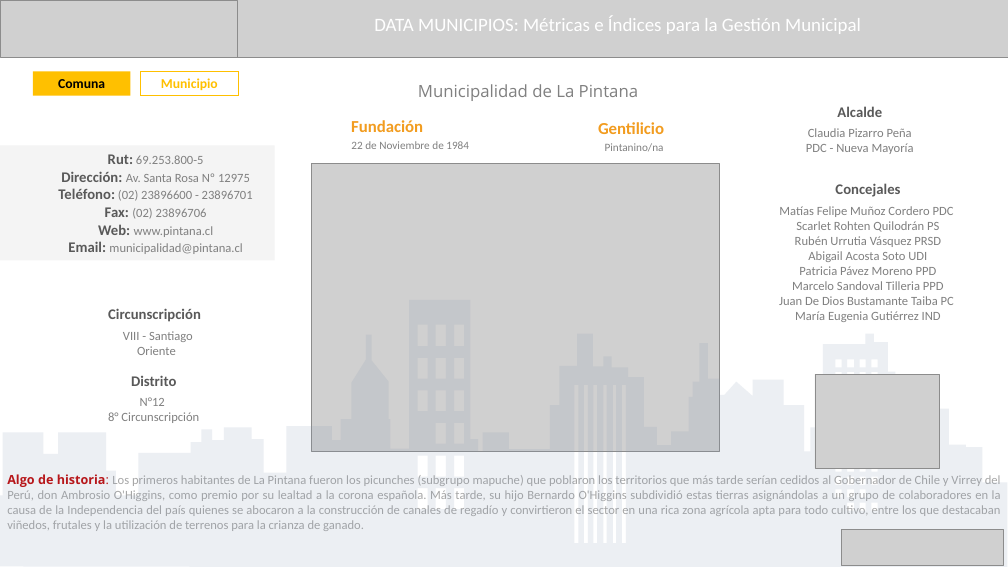
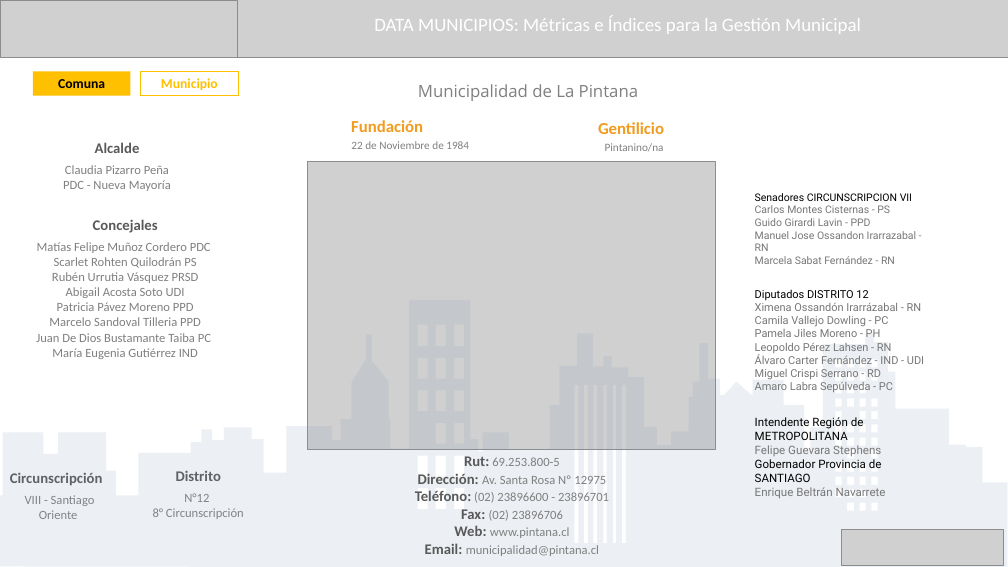
Before and after one commit to Sud-Austral/DATA-MUNI, a slide deck: slide 4 of Producto_DATA_MUNI.pptx. Drawn at 1008x567 pixels with LibreOffice and Linux fonts; fonts in the diff are those of the drawing; grey boxes stand for pictures. Boxes give left, top, right and bottom in pixels: in the first picture for what was removed or moved away, otherwise in the second. Text is boxed around its words. In the diff, an @@ line names an element or a change of style, - is before the commit and + after.

```diff
--- a/Producto_DATA_MUNI.pptx
+++ b/Producto_DATA_MUNI.pptx
@@ picture: place and size @@
-picture at [312,164,721,452]
+picture at [308,162,716,450]
@@ text added at [755,193,916,264], 10 pt, text #777777 @@
+Senadores CIRCUNSCRIPCION VII
+Carlos Montes Cisternas - PS
+Guido Girardi Lavin - PPD
+Manuel Jose Ossandon Irarrazabal - RN
+Marcela Sabat Fernández - RN
@@ 4 texts: place and size @@
-4 texts at [779,106,954,322]
+4 texts at [36,142,211,359]
@@ text added at [755,289,924,392], 10.5 pt, text #777777 @@
+Diputados DISTRITO 12
+Ximena Ossandón Irarrázabal - RN
+Camila Vallejo Dowling - PC
+Pamela Jiles Moreno - PH
+Leopoldo Pérez Lahsen - RN
+Álvaro Carter Fernández - IND - UDI
+Miguel Crispi Serrano - RD
+Amaro Labra Sepúlveda - PC
@@ picture removed at [815,374,940,469] @@
@@ text added at [755,417,881,456], 11 pt, text #000000 @@
+Intendente Región de METROPOLITANA
+Felipe Guevara Stephens
@@ text "Rut: 69.253.800-5": place and size @@
-text "Rut: 69.253.800-5" at [0,145,275,260]
+text "Rut: 69.253.800-5" at [415,456,609,556]
@@ text "Rut: 69.253.800-5" at [415,456,609,556]: fill #F4F4F4 to none @@
@@ text "Circunscripción": place and size @@
-text "Circunscripción" at [108,308,201,322]
+text "Circunscripción" at [10,473,103,486]
@@ text removed at [7,474,1001,531] @@
-Algo de historia: Los primeros habitantes de La Pintana fueron los picunches (subgrupo mapuche) que poblaron los territorios que más tarde serían cedidos al Gobernador de Chile y Virrey del Perú, don Ambrosio O'Higgins, como premio por su lealtad a la corona española. Más tarde, su hijo Bernardo O'Higgins subdividió estas tierras asignándolas a un grupo de colaboradores en la causa de la Independencia del país quienes se abocaron a la construcción de canales de regadío y convirtieron el sector en una rica zona agrícola apta para todo cultivo, entre los que destacaban viñedos, frutales y la utilización de terrenos para la crianza de ganado.
@@ text "Distrito": place and size @@
-text "Distrito" at [131,375,176,386]
+text "Distrito" at [176,471,221,481]
@@ text added at [755,459,886,498], 11 pt, text #000000 @@
+Gobernador Provincia de SANTIAGO
+Enrique Beltrán Navarrete
@@ text "VIII - Santiago Oriente": place and size @@
-text "VIII - Santiago Oriente" at [123,331,193,355]
+text "VIII - Santiago Oriente" at [25,495,95,519]
@@ text "N°12": place and size @@
-text "N°12" at [108,397,199,423]
+text "N°12" at [153,493,244,519]
```
Also in this commit, not shown: 2 other slides changed, 1 other file.
